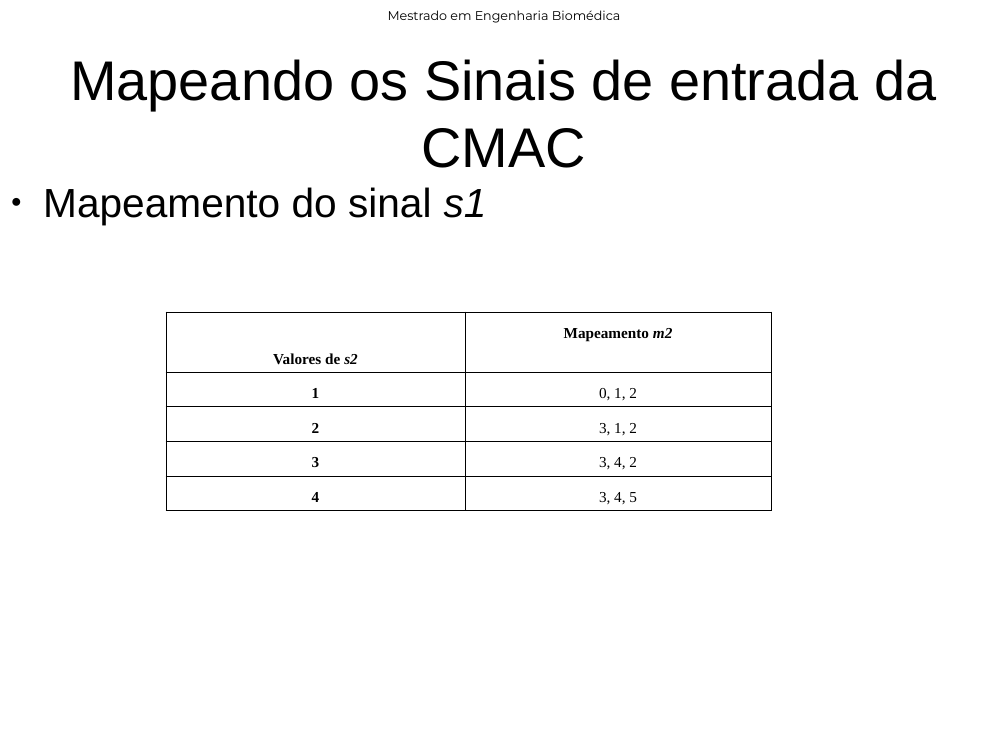
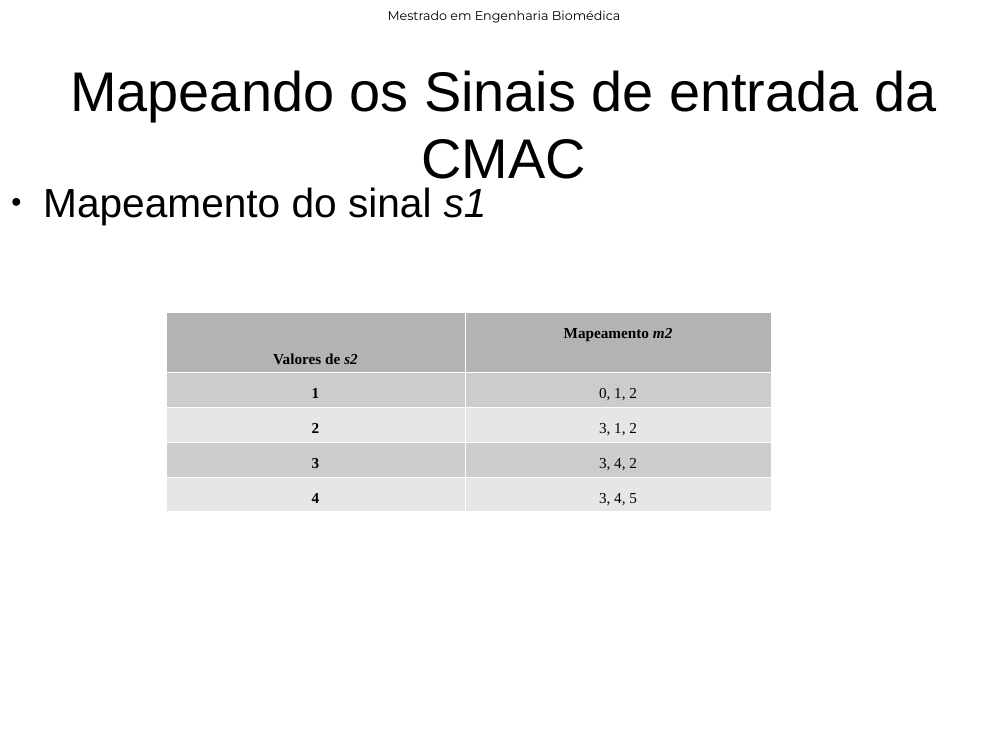
Before and after one commit to rob-nn/dissertation, a slide deck: slide 34 of qualify/qualify.odp (slide 32 before the commit). Drawn at 1008x756 pixels with LibreOffice and Linux fonts; fonts in the diff are those of the drawing; background and template pictures are left out. Boxes give left, top, right and bottom in pixels: in the first picture for what was removed or moved away, otherwise in the second. Text is boxed around its words. In the diff, an @@ line names an element or a change of style, - is before the commit and + after.

```diff
--- a/qualify/qualify.odp
+++ b/qualify/qualify.odp
@@ title "Mapeando os Sinais de entrada ..." rewrapped from (70, 59, 936, 168) to (70, 70, 936, 188) @@
@@ table at (166, 312, 772, 509) @@
@@ fill none to #B3B3B3 in row 1 @@
@@ fill none to #CCCCCC in 4 cells @@
@@ fill none to #E6E6E6 in 4 cells @@
@@ borders changed @@
```
Also in this commit, not shown: 18 other slides changed, 6 slides added, 18 other files.
